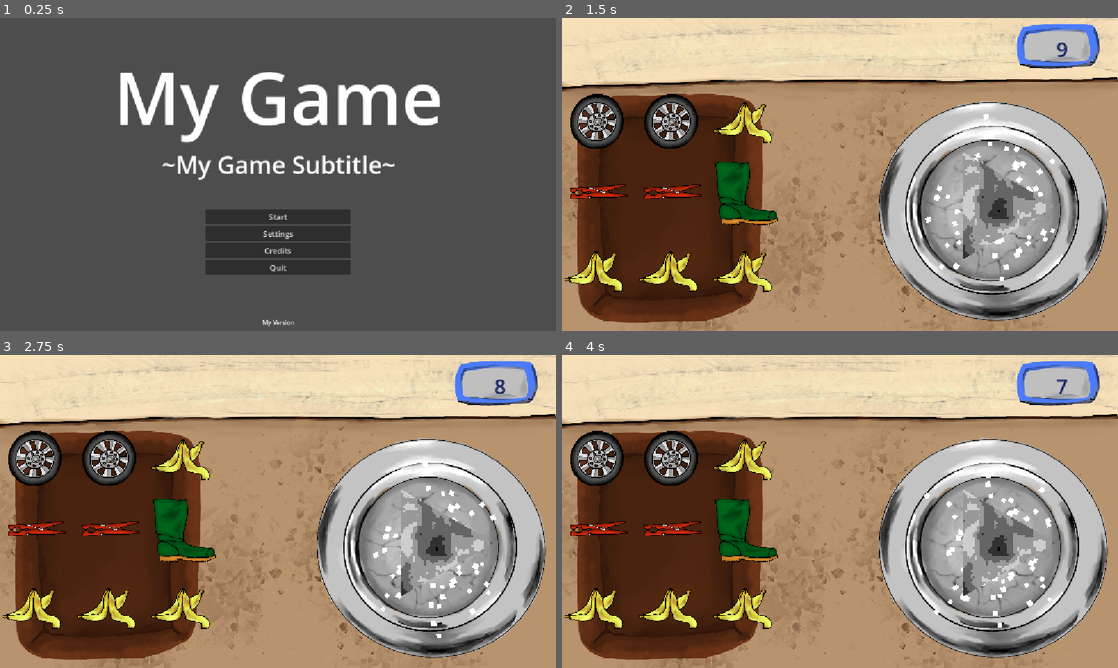
Above: before the commit, frames 1-4 (two rows, left to right).
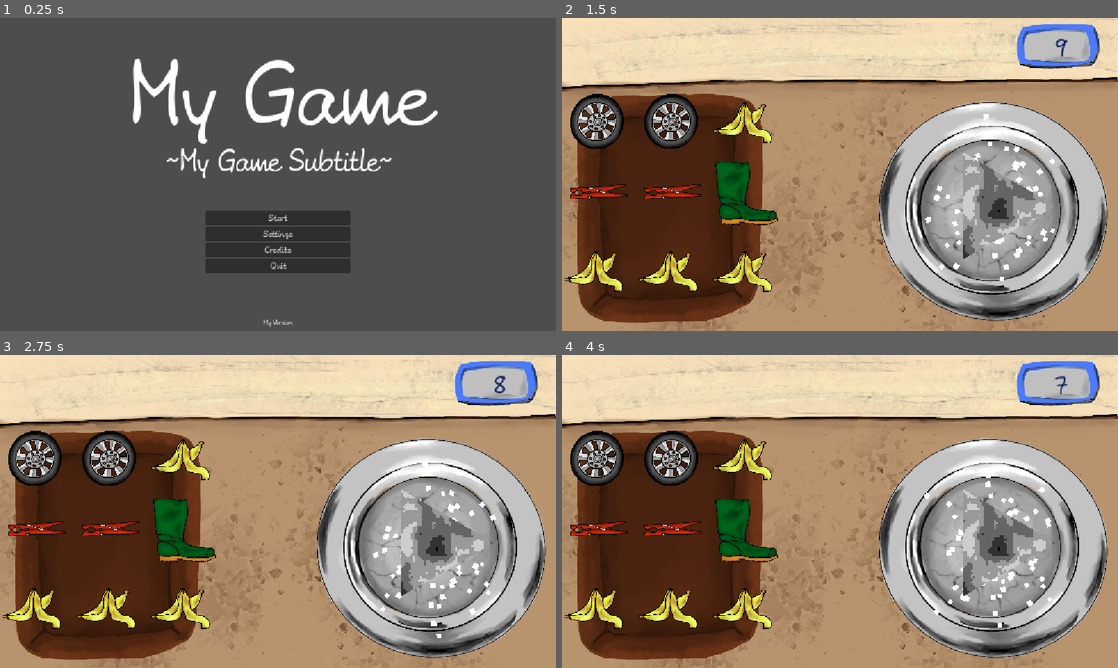
Above: after the commit, the same moments.

Repository: KIT-GameJam/Firework-Craft
Game: Godot game, scene res://gamemanager/gamemanager.tscn
Two runs of this game, one before a commit and one after it. Both use one fixed random seed, a clock stepped at 60 frames per second and the inputs below.
Inputs (mouse positions are in pixels of both pictures, inside the frame that each line leads up to):
- Up to frame 1 (0.25 s): no input
- Up to frame 2 (1.5 s): click "Start" at 0.5 s; tap Enter at 1.25 s; move the mouse to (600, 118) at 1.27 s; hold D (move_right) from 1.28 s (still down); click (600, 118) at 1.42 s
- Up to frame 3 (2.75 s): move the mouse to (111, 455) at 2.02 s; release D (move_right) at 2.03 s; hold S (move_down) from 2.03 s (still down); click (111, 455) at 2.17 s
- Up to frame 4 (4 s): move the mouse to (745, 455) at 2.77 s; release S (move_down) at 2.78 s; hold D (move_right) 2.78-3.53 s; click (745, 455) at 2.92 s; move the mouse to (600, 530) at 3.52 s; hold W (move_up) from 3.53 s (still down); click (600, 530) at 3.67 s

The runs differ from the first frame. In frame 1, 6.8% of the frame differs, in the area x 21-80%, y 12-99%; in frame 2, less than 0.1%; in frame 3, less than 0.1%; in frame 4, less than 0.1%.

Commit message:
feat: font

Diff:
--- a/ui/themes/your_theme.tres
+++ b/ui/themes/your_theme.tres
@@ -1,5 +1,6 @@
-[gd_resource type="Theme" load_steps=3 format=3 uid="uid://hheneshfv1b2"]
+[gd_resource type="Theme" load_steps=4 format=3 uid="uid://hheneshfv1b2"]
 
+[ext_resource type="FontFile" uid="uid://cvr2f1gjt71bc" path="res://other/fonts/Amelies.ttf" id="1_ge066"]
 [ext_resource type="Texture2D" uid="uid://b23e4kqj4o6dv" path="res://textures/Revert.svg" id="1_r1020"]
 
 [sub_resource type="StyleBoxFlat" id="StyleBoxFlat_0d4dl"]
@@ -14,7 +15,9 @@
 corner_radius_bottom_left = 2
 
 [resource]
+default_font = ExtResource("1_ge066")
 HeaderLarge/font_sizes/font_size = 56
+HeaderLarge/fonts/font = ExtResource("1_ge066")
 HeaderMedium/font_sizes/font_size = 24
 MarginContainer/constants/margin_bottom = 8
 MarginContainer/constants/margin_left = 8
